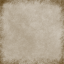
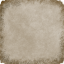
The second 64px x 64px image is a revision of the first. Changes to its layers:
renamed "Paint Layer 1" to "Background Merged", painted on it over [0, 0, 64, 64]
